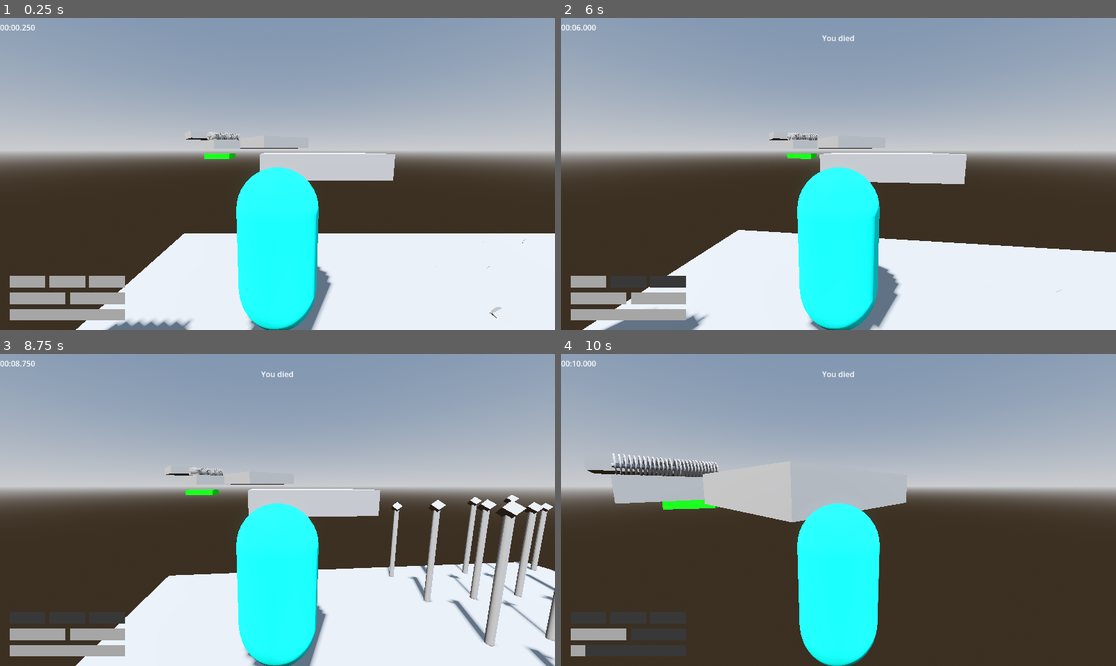
Above: before the commit, frames 1-4 (two rows, left to right).
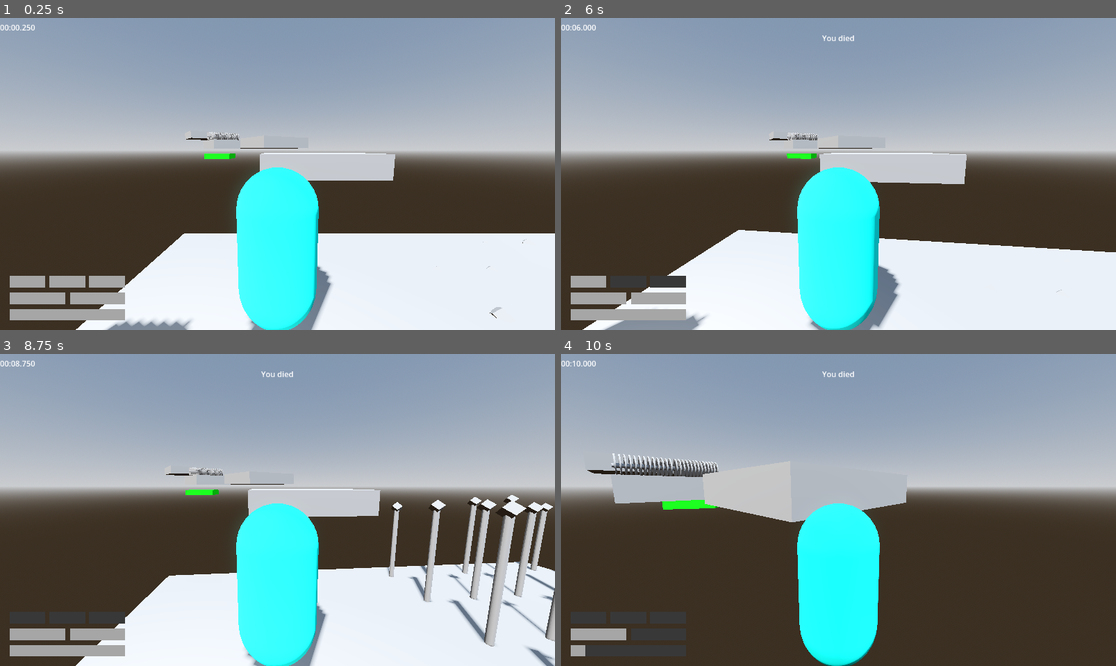
Above: after the commit, the same moments.

Repository: jpvds1/DDJD
Game: Godot game, scene res://scenes/levels/level_1.tscn
Two runs of this game, one before a commit and one after it. Both use one fixed random seed, a clock stepped at 60 frames per second and the inputs below.
Inputs (mouse positions are in pixels of both pictures, inside the frame that each line leads up to):
- Up to frame 1 (0.25 s): no input
- Up to frame 2 (6 s): tap Enter at 0.5 s; move the mouse to (866, 174) at 0.52 s; hold W (move_forwards) 0.53-5.78 s; tap Q (dash) every 1.5 s from 0.6 to 5.1 s; tap Space (jump) at 0.77, 1.52, 3.02, 3.77, 4.52 s; move the mouse to (810, 174) at 1.27 s; tap Shift (sprint) every 1.5 s from 1.35 to 5.85 s; move the mouse to (849, 167) at 2.02 s; move the mouse to (832, 180) at 2.77 s; move the mouse to (877, 177) at 3.52 s; move the mouse to (794, 170) at 4.27 s; move the mouse to (844, 174) at 5.02 s; move the mouse to (816, 167) at 5.77 s; hold D (move_right) from 5.78 s (still down)
- Up to frame 3 (8.75 s): tap Space (jump) at 6.02, 6.77, 7.52 s; move the mouse to (305, 510) at 6.52 s; release D (move_right) at 6.53 s; hold W (move_forwards) from 6.53 s (still down); tap Q (dash) at 6.6, 8.1 s; move the mouse to (249, 510) at 7.27 s; tap Shift (sprint) at 7.35 s; move the mouse to (288, 503) at 8.02 s
- Up to frame 4 (10 s): move the mouse to (832, 516) at 8.77 s; release W (move_forwards) at 8.78 s; hold A (move_left) 8.78-9.53 s; tap Shift (sprint) at 8.85 s; tap Space (jump) at 9.02, 9.77 s; move the mouse to (877, 513) at 9.52 s; hold W (move_forwards) from 9.53 s (still down); tap Q (dash) at 9.6 s

The runs differ from the first frame. In frame 1, 2.9% of the frame differs, in the area x 19-57%, y 55-100%; in frame 2, 1.6%; in frame 3, 2.7%; in frame 4, nothing differs.

Commit message:
Cloud+Torch

Diff:
--- /dev/null
+++ b/platformer-game/scenes/levels/cloud.tscn
@@ -0,0 +1,45 @@
+[gd_scene format=3 uid="uid://cmnvabmv8d08x"]
+
+[ext_resource type="Script" uid="uid://bthf3m0ev315d" path="res://scripts/systems/cloud_behavior.gd" id="1_506p7"]
+
+[sub_resource type="StandardMaterial3D" id="StandardMaterial3D_bahl2"]
+albedo_color = Color(0.49019608, 0.9764706, 1, 0.39215687)
+emission_enabled = true
+emission = Color(0.49019608, 0.9764706, 1, 1)
+emission_energy_multiplier = 1.5
+
+[sub_resource type="SphereMesh" id="SphereMesh_np2pn"]
+
+[sub_resource type="SphereMesh" id="SphereMesh_v6ha0"]
+
+[sub_resource type="SphereMesh" id="SphereMesh_gmpev"]
+
+[sub_resource type="SphereMesh" id="SphereMesh_mkypq"]
+
+[sub_resource type="SphereMesh" id="SphereMesh_ndtll"]
+
+[node name="Cloud" type="Node3D" unique_id=786022052]
+script = ExtResource("1_506p7")
+
+[node name="CSGCombiner3D" type="CSGCombiner3D" parent="." unique_id=1683810695]
+transform = Transform3D(0.4, 0, 0, 0, 0.4, 0, 0, 0, 0.4, 0.040394783, 0, 0)
+material_override = SubResource("StandardMaterial3D_bahl2")
+
+[node name="Ball_1" type="CSGMesh3D" parent="CSGCombiner3D" unique_id=955819098]
+mesh = SubResource("SphereMesh_np2pn")
+
+[node name="Ball_2" type="CSGMesh3D" parent="CSGCombiner3D" unique_id=686812565]
+transform = Transform3D(1, 0, 0, 0, 1, 0, 0, 0, 1, 0.18, 0.049999952, 0.099999905)
+mesh = SubResource("SphereMesh_v6ha0")
+
+[node name="Ball_3" type="CSGMesh3D" parent="CSGCombiner3D" unique_id=914809046]
+transform = Transform3D(1, 0, 0, 0, 1, 0, 0, 0, 1, -0.15, -0.050000012, 0.119999886)
+mesh = SubResource("SphereMesh_gmpev")
+
+[node name="Ball_4" type="CSGMesh3D" parent="CSGCombiner3D" unique_id=2050447172]
+transform = Transform3D(1, 0, 0, 0, 1, 0, 0, 0, 1, -0.1, 0.100000024, -0.1500001)
+mesh = SubResource("SphereMesh_mkypq")
+
+[node name="Ball_5" type="CSGMesh3D" parent="CSGCombiner3D" unique_id=1397247771]
+transform = Transform3D(1, 0, 0, 0, 1, 0, 0, 0, 1, 0.12, -0.07999998, -0.119999886)
+mesh = SubResource("SphereMesh_ndtll")
--- a/platformer-game/scenes/levels/level_1.tscn
+++ b/platformer-game/scenes/levels/level_1.tscn
@@ -9,6 +9,8 @@
 [ext_resource type="PackedScene" uid="uid://csjbg210nkp6l" path="res://scenes/building_materials/saw_group.tscn" id="7_oc4kc"]
 [ext_resource type="PackedScene" uid="uid://cyw8iqn0l8uak" path="res://scenes/building_materials/spike_trap.tscn" id="8_s8va5"]
 [ext_resource type="PackedScene" uid="uid://rtexe01uxxw6" path="res://scenes/building_materials/laser.tscn" id="9_dga24"]
+[ext_resource type="Script" uid="uid://2qctbl6toalw" path="res://scripts/systems/torch_flicker.gd" id="10_excbq"]
+[ext_resource type="Script" uid="uid://bthf3m0ev315d" path="res://scripts/systems/cloud_behavior.gd" id="11_excbq"]
 
 [sub_resource type="ProceduralSkyMaterial" id="ProceduralSkyMaterial_64t6i"]
 sky_horizon_color = Color(0.66224277, 0.6717428, 0.6867428, 1)
@@ -23,6 +25,41 @@
 tonemap_mode = 2
 glow_enabled = true
 
+[sub_resource type="Curve" id="Curve_dnkej"]
+_data = [Vector2(0, 1), 0.0, 0.0, 0, 0, Vector2(1, 0), 0.0, 0.0, 0, 0]
+point_count = 2
+
+[sub_resource type="CurveTexture" id="CurveTexture_mm8aj"]
+curve = SubResource("Curve_dnkej")
+
+[sub_resource type="ParticleProcessMaterial" id="ParticleProcessMaterial_wtwp4"]
+lifetime_randomness = 1.0
+spread = 180.0
+initial_velocity_min = 0.5
+initial_velocity_max = 1.5
+gravity = Vector3(0, 5, 0)
+scale_curve = SubResource("CurveTexture_mm8aj")
+
+[sub_resource type="SphereMesh" id="SphereMesh_iwr0g"]
+radius = 0.005
+height = 0.01
+
+[sub_resource type="StandardMaterial3D" id="StandardMaterial3D_bahl2"]
+albedo_color = Color(0.49019608, 0.9764706, 1, 0.39215687)
+emission_enabled = true
+emission = Color(0.49019608, 0.9764706, 1, 1)
+emission_energy_multiplier = 1.5
+
+[sub_resource type="SphereMesh" id="SphereMesh_np2pn"]
+
+[sub_resource type="SphereMesh" id="SphereMesh_v6ha0"]
+
+[sub_resource type="SphereMesh" id="SphereMesh_gmpev"]
+
+[sub_resource type="SphereMesh" id="SphereMesh_mkypq"]
+
+[sub_resource type="SphereMesh" id="SphereMesh_ndtll"]
+
 [node name="Empty Level" type="Node3D" unique_id=216242194]
 script = ExtResource("1_sk5k4")
 player_path = NodePath("CharacterBody3D")
@@ -113,6 +150,79 @@
 [node name="Hitbox" parent="Laser" index="1" unique_id=1352457121]
 transform = Transform3D(1.006, 0, 0, 0, 1.006, 0, 0, 0, 4.75, 0, 0, 0)
 
+[node name="Torch" type="Node3D" parent="." unique_id=1529938211]
+transform = Transform3D(1, 0, 0, 0, 1, 0, 0, 0, 1, 1.1860354, 1.2337936, -2.6722245)
+script = ExtResource("10_excbq")
+
+[node name="Stick" type="CSGCylinder3D" parent="Torch" unique_id=1043657905]
+radius = 0.05
+height = 0.4
+
+[node name="Flame" type="Marker3D" parent="Torch" unique_id=947190913]
+
+[node name="GPUParticles3D" type="GPUParticles3D" parent="Torch/Flame" unique_id=103060363]
+amount = 10
+lifetime = 1.5
+explosiveness = 0.9
+process_material = SubResource("ParticleProcessMaterial_wtwp4")
+draw_pass_1 = SubResource("SphereMesh_iwr0g")
+
+[node name="OmniLight3D" type="OmniLight3D" parent="Torch/Flame" unique_id=305672225]
+light_energy = 2.0
+
+[node name="Cloud" type="Node3D" parent="Torch" unique_id=1225082331]
+transform = Transform3D(1, 0, 0, 0, 1, 0, 0, 0, 1, -1.1307355, 0.6323472, -0.99181056)
+
+[node name="CSGCombiner3D" type="CSGCombiner3D" parent="Torch/Cloud" unique_id=1610829573]
+transform = Transform3D(0.4, 0, 0, 0, 0.4, 0, 0, 0, 0.4, 1.1433265, -0.8813596, 0.96434927)
+material_override = SubResource("StandardMaterial3D_bahl2")
+
+[node name="Ball_1" type="CSGMesh3D" parent="Torch/Cloud/CSGCombiner3D" unique_id=640380862]
+mesh = SubResource("SphereMesh_np2pn")
+
+[node name="Ball_2" type="CSGMesh3D" parent="Torch/Cloud/CSGCombiner3D" unique_id=1232259132]
+transform = Transform3D(1, 0, 0, 0, 1, 0, 0, 0, 1, 0.18, 0.049999952, 0.099999905)
+mesh = SubResource("SphereMesh_v6ha0")
+
+[node name="Ball_3" type="CSGMesh3D" parent="Torch/Cloud/CSGCombiner3D" unique_id=1879564274]
+transform = Transform3D(1, 0, 0, 0, 1, 0, 0, 0, 1, -0.15, -0.050000012, 0.119999886)
+mesh = SubResource("SphereMesh_gmpev")
+
+[node name="Ball_4" type="CSGMesh3D" parent="Torch/Cloud/CSGCombiner3D" unique_id=318763546]
+transform = Transform3D(1, 0, 0, 0, 1, 0, 0, 0, 1, -0.1, 0.100000024, -0.1500001)
+mesh = SubResource("SphereMesh_mkypq")
+
+[node name="Ball_5" type="CSGMesh3D" parent="Torch/Cloud/CSGCombiner3D" unique_id=879342769]
+transform = Transform3D(1, 0, 0, 0, 1, 0, 0, 0, 1, 0.12, -0.07999998, -0.119999886)
+mesh = SubResource("SphereMesh_ndtll")
+
+[node name="Cloud" type="Node3D" parent="." unique_id=1765472939]
+transform = Transform3D(1, 0, 0, 0, 1, 0, 0, 0, 1, 0.052350044, 1, -2.6906462)
+script = ExtResource("11_excbq")
+
+[node name="CSGCombiner3D" type="CSGCombiner3D" parent="Cloud" unique_id=1151474937]
+transform = Transform3D(0.4, 0, 0, 0, 0.4, 0, 0, 0, 0.4, 0.040394783, 0, 0)
+material_override = SubResource("StandardMaterial3D_bahl2")
+
+[node name="Ball_1" type="CSGMesh3D" parent="Cloud/CSGCombiner3D" unique_id=1992780895]
+mesh = SubResource("SphereMesh_np2pn")
+
+[node name="Ball_2" type="CSGMesh3D" parent="Cloud/CSGCombiner3D" unique_id=514210348]
+transform = Transform3D(1, 0, 0, 0, 1, 0, 0, 0, 1, 0.18, 0.049999952, 0.099999905)
+mesh = SubResource("SphereMesh_v6ha0")
+
+[node name="Ball_3" type="CSGMesh3D" parent="Cloud/CSGCombiner3D" unique_id=709481227]
+transform = Transform3D(1, 0, 0, 0, 1, 0, 0, 0, 1, -0.15, -0.050000012, 0.119999886)
+mesh = SubResource("SphereMesh_gmpev")
+
+[node name="Ball_4" type="CSGMesh3D" parent="Cloud/CSGCombiner3D" unique_id=1572317589]
+transform = Transform3D(1, 0, 0, 0, 1, 0, 0, 0, 1, -0.1, 0.100000024, -0.1500001)
+mesh = SubResource("SphereMesh_mkypq")
+
+[node name="Ball_5" type="CSGMesh3D" parent="Cloud/CSGCombiner3D" unique_id=571834073]
+transform = Transform3D(1, 0, 0, 0, 1, 0, 0, 0, 1, 0.12, -0.07999998, -0.119999886)
+mesh = SubResource("SphereMesh_ndtll")
+
 [editable path="Killzone"]
 [editable path="Laser"]
 [editable path="Laser/Hitbox/Killzone"]
--- /dev/null
+++ b/platformer-game/scenes/levels/torch.tscn
@@ -0,0 +1,83 @@
+[gd_scene format=3 uid="uid://bvxe8ela3dk1g"]
+
+[ext_resource type="Script" uid="uid://2qctbl6toalw" path="res://scripts/systems/torch_flicker.gd" id="1_qcw60"]
+
+[sub_resource type="Curve" id="Curve_dnkej"]
+_data = [Vector2(0, 1), 0.0, 0.0, 0, 0, Vector2(1, 0), 0.0, 0.0, 0, 0]
+point_count = 2
+
+[sub_resource type="CurveTexture" id="CurveTexture_mm8aj"]
+curve = SubResource("Curve_dnkej")
+
+[sub_resource type="ParticleProcessMaterial" id="ParticleProcessMaterial_wtwp4"]
+lifetime_randomness = 1.0
+spread = 180.0
+initial_velocity_min = 0.5
+initial_velocity_max = 1.5
+gravity = Vector3(0, 5, 0)
+scale_curve = SubResource("CurveTexture_mm8aj")
+
+[sub_resource type="SphereMesh" id="SphereMesh_iwr0g"]
+radius = 0.005
+height = 0.01
+
+[sub_resource type="StandardMaterial3D" id="StandardMaterial3D_bahl2"]
+albedo_color = Color(0.49019608, 0.9764706, 1, 0.39215687)
+emission_enabled = true
+emission = Color(0.49019608, 0.9764706, 1, 1)
+emission_energy_multiplier = 1.5
+
+[sub_resource type="SphereMesh" id="SphereMesh_np2pn"]
+
+[sub_resource type="SphereMesh" id="SphereMesh_v6ha0"]
+
+[sub_resource type="SphereMesh" id="SphereMesh_gmpev"]
+
+[sub_resource type="SphereMesh" id="SphereMesh_mkypq"]
+
+[sub_resource type="SphereMesh" id="SphereMesh_ndtll"]
+
+[node name="Torch" type="Node3D" unique_id=1581324564]
+script = ExtResource("1_qcw60")
+
+[node name="Stick" type="CSGCylinder3D" parent="." unique_id=831499437]
+radius = 0.05
+height = 0.4
+
+[node name="Flame" type="Marker3D" parent="." unique_id=2138160624]
+
+[node name="GPUParticles3D" type="GPUParticles3D" parent="Flame" unique_id=974458469]
+amount = 10
+lifetime = 1.5
+explosiveness = 0.9
+process_material = SubResource("ParticleProcessMaterial_wtwp4")
+draw_pass_1 = SubResource("SphereMesh_iwr0g")
+
+[node name="OmniLight3D" type="OmniLight3D" parent="Flame" unique_id=1774528818]
+light_energy = 2.0
+
+[node name="Cloud" type="Node3D" parent="." unique_id=1242556687]
+transform = Transform3D(1, 0, 0, 0, 1, 0, 0, 0, 1, -1.1307355, 0.6323472, -0.99181056)
+
+[node name="CSGCombiner3D" type="CSGCombiner3D" parent="Cloud" unique_id=1743747820]
+transform = Transform3D(0.4, 0, 0, 0, 0.4, 0, 0, 0, 0.4, 1.1433265, -0.8813596, 0.96434927)
+material_override = SubResource("StandardMaterial3D_bahl2")
+
+[node name="Ball_1" type="CSGMesh3D" parent="Cloud/CSGCombiner3D" unique_id=297222562]
+mesh = SubResource("SphereMesh_np2pn")
+
+[node name="Ball_2" type="CSGMesh3D" parent="Cloud/CSGCombiner3D" unique_id=160241653]
+transform = Transform3D(1, 0, 0, 0, 1, 0, 0, 0, 1, 0.18, 0.049999952, 0.099999905)
+mesh = SubResource("SphereMesh_v6ha0")
+
+[node name="Ball_3" type="CSGMesh3D" parent="Cloud/CSGCombiner3D" unique_id=1080964672]
+transform = Transform3D(1, 0, 0, 0, 1, 0, 0, 0, 1, -0.15, -0.050000012, 0.119999886)
+mesh = SubResource("SphereMesh_gmpev")
+
+[node name="Ball_4" type="CSGMesh3D" parent="Cloud/CSGCombiner3D" unique_id=1906256863]
+transform = Transform3D(1, 0, 0, 0, 1, 0, 0, 0, 1, -0.1, 0.100000024, -0.1500001)
+mesh = SubResource("SphereMesh_mkypq")
+
+[node name="Ball_5" type="CSGMesh3D" parent="Cloud/CSGCombiner3D" unique_id=595569757]
+transform = Transform3D(1, 0, 0, 0, 1, 0, 0, 0, 1, 0.12, -0.07999998, -0.119999886)
+mesh = SubResource("SphereMesh_ndtll")
--- /dev/null
+++ b/platformer-game/scripts/systems/cloud_behavior.gd
@@ -0,0 +1,34 @@
+extends Node3D
+
+@export var rotation_speed: float = 24.0
+@export var pulse_magnitude: float = 0.04
+@export var pulse_speed: float = 1.8
+@export var float_speed: float = 1.15
+@export var float_amplitude: float = 0.08
+
+var _base_scale: Vector3 = Vector3.ONE
+var _phase_offset: float = 0.0
+var _last_time: float = 0.0
+var _initial_local_y: float = 0.0
+var _float_phase_offset: float = 0.0
+
+
+func _ready() -> void:
+	randomize()
+	_base_scale = scale
+	_phase_offset = randf() * TAU
+	_initial_local_y = position.y
+	_float_phase_offset = randf() * TAU
+	_last_time = Time.get_ticks_msec() * 0.001
+
+
+func _process(_delta: float) -> void:
+	var t: float = Time.get_ticks_msec() * 0.001
+	var dt: float = t - _last_time
+	_last_time = t
+	position.y = _initial_local_y + sin(t * float_speed + _float_phase_offset) * float_amplitude
+
+	rotation.y += deg_to_rad(rotation_speed) * dt
+
+	var pulse: float = 1.0 + sin(t * pulse_speed + _phase_offset) * pulse_magnitude
+	scale = _base_scale * pulse
--- /dev/null
+++ b/platformer-game/scripts/systems/torch_flicker.gd
@@ -0,0 +1,67 @@
+extends Node3D
+
+@export var light_node: OmniLight3D
+@export var particle_node: GPUParticles3D
+
+@export var energy_min: float = 1.4
+@export var energy_max: float = 2.2
+@export var flicker_speed: float = 5.5
+@export var shake_strength: float = 0.03
+@export var float_speed: float = 1.6
+@export var float_amplitude: float = 0.12
+
+var _time: float = 0.0
+var _base_light_position: Vector3 = Vector3.ZERO
+var _current_energy: float = 0.0
+var _target_energy: float = 0.0
+var _initial_y: float = 0.0
+
+
+func _ready() -> void:
+	randomize()
+	_initial_y = position.y
+
+	if is_instance_valid(light_node):
+		_base_light_position = light_node.position
+		_target_energy = randf_range(_safe_min_energy(), _safe_max_energy())
+		_current_energy = _target_energy
+		light_node.light_energy = _current_energy
+
+	if is_instance_valid(particle_node):
+		particle_node.emitting = true
+
+
+func _process(delta: float) -> void:
+	var elapsed_time: float = Time.get_ticks_msec() * 0.001
+	position.y = _initial_y + sin(elapsed_time * float_speed) * float_amplitude
+
+	if not is_instance_valid(light_node):
+		return
+
+	_time = elapsed_time * max(flicker_speed, 0.01)
+
+	if absf(_target_energy - _current_energy) < 0.03:
+		_target_energy = randf_range(_safe_min_energy(), _safe_max_energy())
+
+	# Mezcla una onda suave con un objetivo aleatorio para un fuego más orgánico.
+	var wave: float = sin(_time * 1.7) * 0.08
+	var desired_energy: float = _target_energy + wave
+	_current_energy = lerpf(_current_energy, desired_energy, clampf(delta * 8.0, 0.0, 1.0))
+	_current_energy = clampf(_current_energy, _safe_min_energy(), _safe_max_energy())
+	light_node.light_energy = _current_energy
+
+	var jitter_x: float = sin(_time * 2.3 + randf() * 0.4) * shake_strength
+	var jitter_z: float = cos(_time * 2.0 + randf() * 0.4) * shake_strength
+	light_node.position = _base_light_position + Vector3(jitter_x, 0.0, jitter_z)
+
+	if is_instance_valid(particle_node):
+		var ratio: float = inverse_lerp(_safe_min_energy(), _safe_max_energy(), _current_energy)
+		particle_node.speed_scale = lerpf(0.9, 1.1, ratio)
+
+
+func _safe_min_energy() -> float:
+	return minf(energy_min, energy_max)
+
+
+func _safe_max_energy() -> float:
+	return maxf(energy_min, energy_max)
Not shown, added: platformer-game/scripts/systems/cloud_behavior.gd.uid
Not shown, added: platformer-game/scripts/systems/torch_flicker.gd.uid
